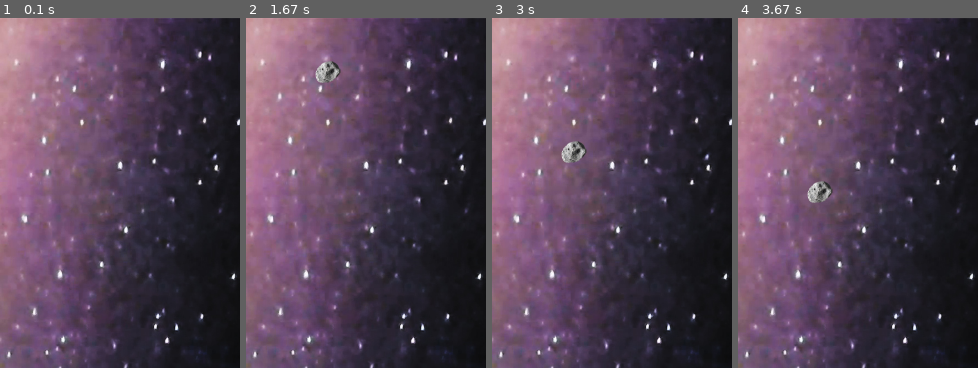
Above: before the commit, frames 1-4 (left to right).
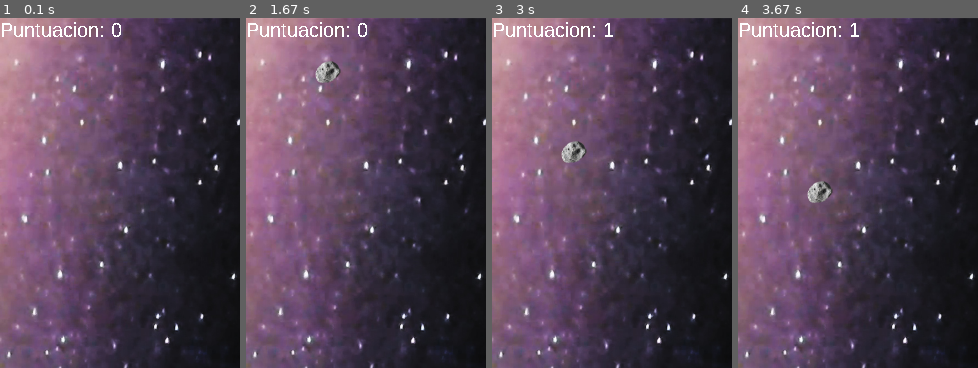
Above: after the commit, the same moments.

Repository: Agustin2211/Python
Game: pygame game, started from Juego de Meteoritos/meteoritos.py
Same seed, same stepped clock (60 frames per second), same inputs: the game is played once before the commit and once after it.
Inputs:
- Up to frame 1 (0.1 s): no input
- Up to frame 2 (1.67 s): tap Space at 0.33, 0.73, 1.03, 1.23, 1.53 s; hold Right 0.67-1.13 s; hold Right 1.17-1.63 s
- Up to frame 3 (3 s): hold Left 1.67-2.2 s; tap Space at 1.73, 2.03, 2.3, 2.6, 2.73 s; hold Left 2.23-2.63 s; hold Right from 2.67 s (still down)
- Up to frame 4 (3.67 s): tap Space at 3.03, 3.4 s; release Right at 3.3 s; hold Left from 3.33 s (still down)
The pictures show only the part of the screen within x 0-50%, y 0-50%; the shares and areas given below are measured in that part.

The runs differ from the first frame. In frame 1, 0.6% of the frame differs, in the area x 0-51%, y 1-6%; in frame 2, 0.6%; in frame 3, 0.6%; in frame 4, 0.6%.

Commit message:
Juego Terminado

Diff:
--- a/Juego de Meteoritos/clases/jugador.py
+++ b/Juego de Meteoritos/clases/jugador.py
@@ -6,6 +6,7 @@
         pygame.sprite.Sprite.__init__(self)
         self.imagenNave = pygame.image.load("C:/Users/Agustín/GitHub/Python/Juego de Meteoritos/resources/image/nave.png")
         self.rect = self.imagenNave.get_rect()
+        self.imagenNaveDestruida = pygame.image.load("C:/Users/Agustín/GitHub/Python/Juego de Meteoritos/resources/image/naveExplota.png")
         self.rect.centerx = 240
         self.rect.centery = 690
         self.velocidad = 25
@@ -21,13 +22,13 @@
                 self.rect.right = 490
 
     def disparar(self, x, y):
-        misil = disparo.Misil(x, y)
-        self.listaDisparo.append(misil)
-        self.sonidoDisparo.play()
-
+        if (self.vida == True):
+            misil = disparo.Misil(x, y)
+            self.listaDisparo.append(misil)
+            self.sonidoDisparo.play()
 
     def dibujar(self, superficie):
         if self.vida == True:
             superficie.blit(self.imagenNave, self.rect)
         else:
-            superficie.blit(self.imagenExplota, self.rect)
+            superficie.blit(self.imagenNaveDestruida, self.rect)
--- a/Juego de Meteoritos/meteoritos.py
+++ b/Juego de Meteoritos/meteoritos.py
@@ -11,11 +11,18 @@
 ALTO = 700
 PLAYING = True
 listaAsteroide = []
+puntuacion = 0
 
 #FUNCION PRINCIPAL
 def cargarAsteroides(x, y):
     meteoro = asteroide.Asteroide(x, y)
     listaAsteroide.append(meteoro)
+
+def gameOver():
+    global PLAYING
+    PLAYING = False
+    for meteoritos in listaAsteroide:
+        listaAsteroide.remove(meteoritos)
 
 def meteoritos():
     pygame.init()
@@ -26,11 +33,13 @@
     contador = 0
 
     #SONIDOS
-
     pygame.mixer.music.load("C:/Users/Agustín/GitHub/Python/Juego de Meteoritos/resources/sounds/fondo.wav")
     pygame.mixer.music.play(3)
     sonidoColision = pygame.mixer.Sound("C:/Users/Agustín/GitHub/Python/Juego de Meteoritos/resources/sounds/colision.aiff")
 
+    #FUENTE DEL MARCADOR
+    fuenteMarcador = pygame.font.SysFont("Arial", 20)
+    colorFuente = (255,255,255)
 
     #CICLO DEL JUEGO
     while True:
@@ -38,6 +47,9 @@
         ventana.blit(fondo, (0,0))
         nave.dibujar(ventana)
         tiempo = time()
+        global puntuacion
+        textoMarcador = fuenteMarcador.render("Puntuacion: " + str(puntuacion), 0, colorFuente)
+        ventana.blit(textoMarcador, (0, 0))
         if (tiempo - contador > 1):
             contador = tiempo
             posX = randint(2,478)
@@ -45,15 +57,17 @@
 
         if len(listaAsteroide) > 0:
             for i in listaAsteroide:
-                i.dibujar(ventana)
-                i.recorrido()
-                if(i.rect.top > ALTO):
-                    listaAsteroide.remove(i)
-                else:
-                    if(i.rect.colliderect(nave.rect)):
+                if PLAYING == True:
+                    i.dibujar(ventana)
+                    i.recorrido()
+                    if(i.rect.top > ALTO):
                         listaAsteroide.remove(i)
-                        sonidoColision.play()
-                        #gameOver()
+                    else:
+                        if(i.rect.colliderect(nave.rect)):
+                            listaAsteroide.remove(i)
+                            sonidoColision.play()
+                            nave.vida = False
+                            gameOver()
 
         if len(nave.listaDisparo) > 0:
             for i in nave.listaDisparo:
@@ -65,26 +79,31 @@
                     for meteoritos in listaAsteroide:
                         if(i.rect.colliderect(meteoritos)):
                             listaAsteroide.remove(meteoritos)
+                            puntuacion = puntuacion + 1
                             nave.listaDisparo.remove(i)
 
         nave.mover()
-
-
 
         for evento in pygame.event.get():
             if evento.type == QUIT:
                 pygame.quit()
                 sys.exit()
             elif evento.type == pygame.KEYDOWN:
-                if evento.key == K_LEFT:
-                    nave.rect.left = nave.rect.left - nave.velocidad
-                elif evento.key == K_RIGHT:
-                    nave.rect.right = nave.rect.right + nave.velocidad
-                elif evento.key == K_SPACE:
-                    x,y = nave.rect.center
-                    nave.disparar(x,y)
+                if PLAYING == True:
+                    if evento.key == K_LEFT:
+                        nave.rect.left = nave.rect.left - nave.velocidad
+                    elif evento.key == K_RIGHT:
+                        nave.rect.right = nave.rect.right + nave.velocidad
+                    elif evento.key == K_SPACE:
+                        x,y = nave.rect.center
+                        nave.disparar(x,y)
+
+        if PLAYING == False:
+            fuenteGameOver = pygame.font.SysFont("Arial", 40)
+            textoGameOver = fuenteGameOver.render("Game Over", 0, colorFuente)
+            ventana.blit(textoGameOver, (140, 140))
+            pygame.mixer.music.fadeout(3000)
 
         pygame.display.update()
 
-
 meteoritos()
